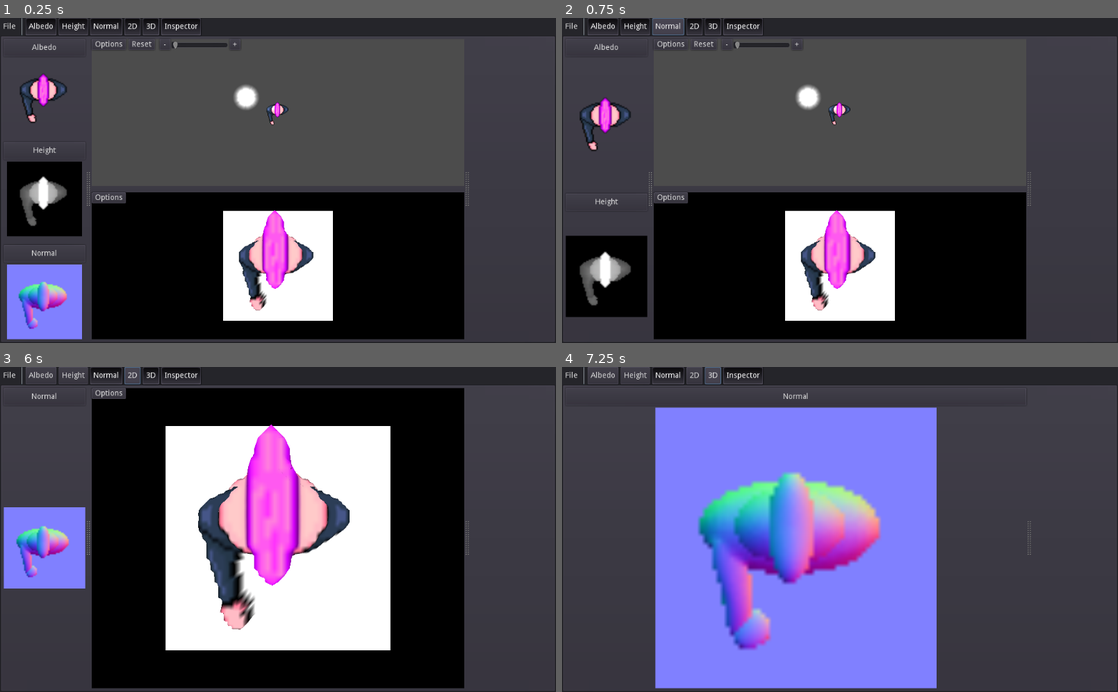
Above: before the commit, frames 1-4 (two rows, left to right).
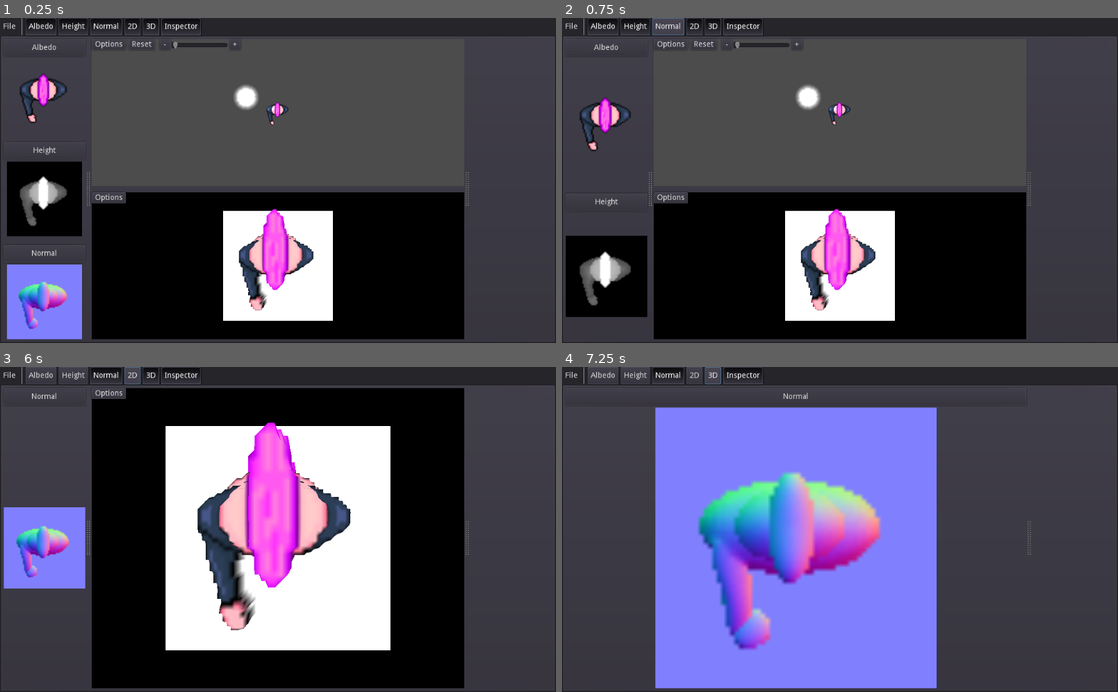
Above: after the commit, the same moments.

Repository: gilzoide/raise-and-shine
Game: Godot game, scene res://mainUI/Main.tscn
The game is run twice, just before and just after one commit, with the same random seed, the same clock (stepped at 60 frames per second) and the same inputs.
Inputs:
- Up to frame 1 (0.25 s): no input
- Up to frame 2 (0.75 s): click "Normal" at 0.5 s
- Up to frame 3 (6 s): click "Normal" at 1.25 s; click "Normal" at 2 s; click "Normal" at 2.75 s; click "File" at 3.5 s; click "Albedo" at 4.25 s; click "Height" at 5 s; click "2D" at 5.75 s
- Up to frame 4 (7.25 s): click "3D" at 6.5 s

The runs differ from the first frame. In frame 1, 0.3% of the frame differs, in the area x 42-57%, y 58-90%; in frame 2, 0.3%; in frame 3, 0.9%, in the area x 35-64%, y 17-81%; in frame 4, nothing differs.

Commit message:
Fix plane subdivide, fix update plane subdivide when height map changed

Diff:
--- a/src/editor/visualizers/3D/PlaneMesh.tres
+++ b/src/editor/visualizers/3D/PlaneMesh.tres
@@ -4,5 +4,5 @@
 
 [resource]
 material = ExtResource( 1 )
-subdivide_width = 63
-subdivide_depth = 63
+subdivide_width = 64
+subdivide_depth = 64
--- a/src/editor/visualizers/3D/Visualizer3D.gd
+++ b/src/editor/visualizers/3D/Visualizer3D.gd
@@ -5,7 +5,12 @@
 
 func _ready() -> void:
 	update_planemesh()
+	project.connect("texture_updated", self, "_on_texture_updated")
 
 func update_planemesh() -> void:
-	planemesh.subdivide_width = project.height_image.get_width() - 1
-	planemesh.subdivide_depth = project.height_image.get_height() - 1
+	planemesh.subdivide_width = project.height_image.get_width()
+	planemesh.subdivide_depth = project.height_image.get_height()
+
+func _on_texture_updated(type: int, texture: Texture) -> void:
+	if type == MapTypes.Type.HEIGHT_MAP:
+		update_planemesh()
